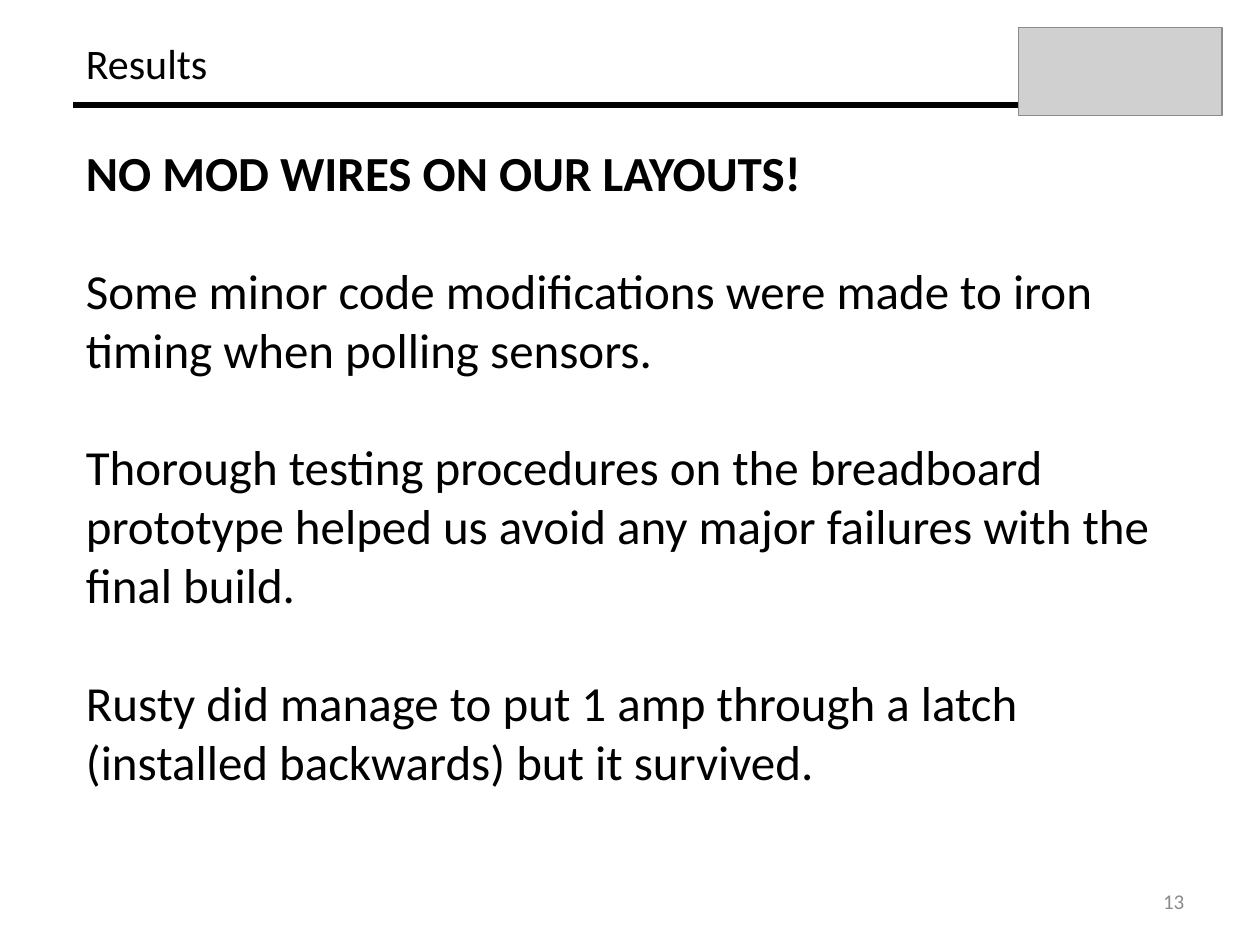
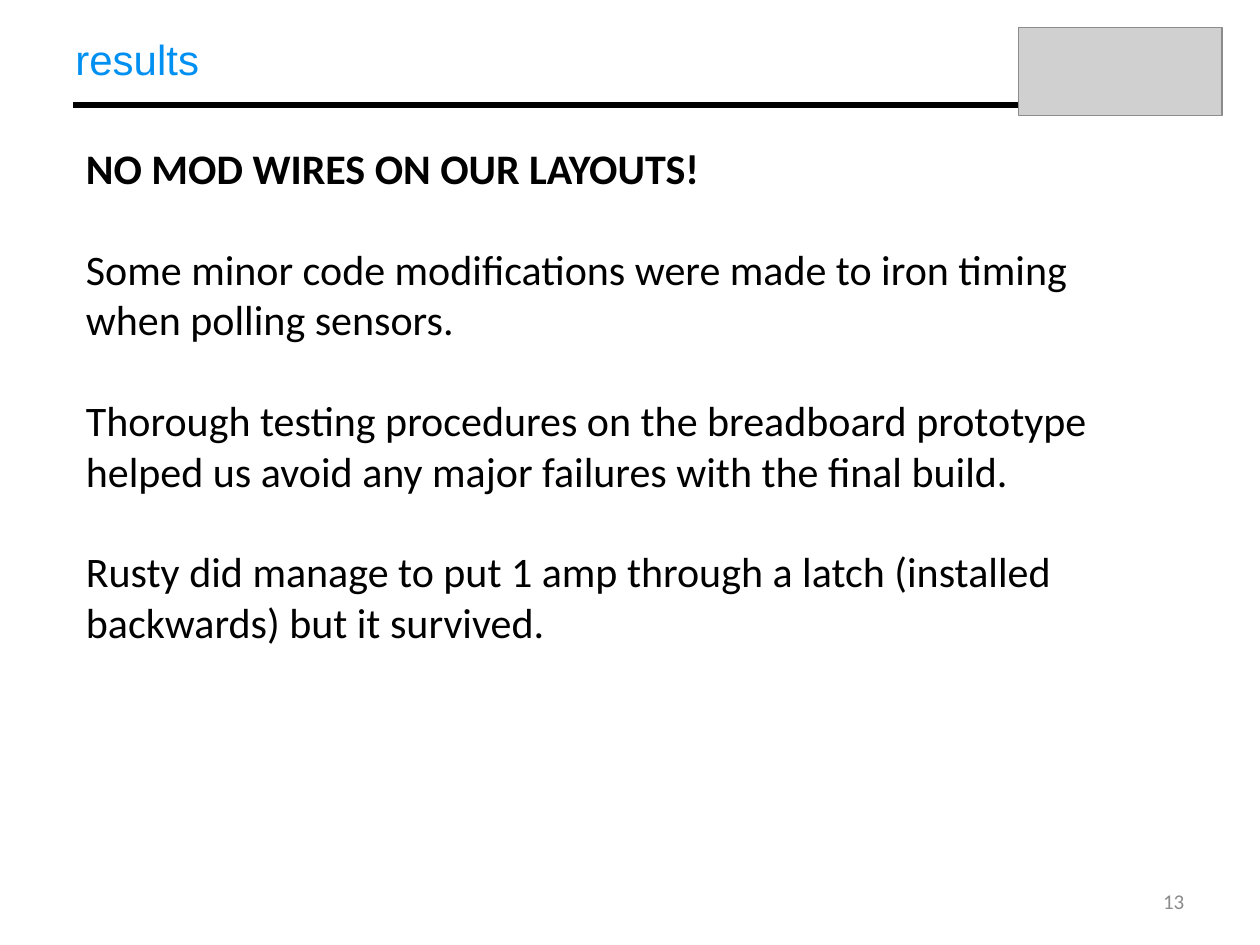
Before and after one commit to dfrister/Practicum2014, a slide deck: slide 13 of Presentation/T04_Presentation.pptx. Drawn at 1260x945 pixels with LibreOffice and Linux fonts; fonts in the diff are those of the drawing; grey boxes stand for pictures. Boxes give left, top, right and bottom in pixels: in the first picture for what was removed or moved away, otherwise in the second. Text is boxed around its words. In the diff, an @@ line names an element or a change of style, - is before the commit and + after.

```diff
--- a/Presentation/T04_Presentation.pptx
+++ b/Presentation/T04_Presentation.pptx
@@ text at <box>75,44,199,76</box>: text changed; font Calibri to Arial; text colour #000000 to #0090F1 @@
-Results
+results
@@ text "NO MOD WIRES ON OUR ..." at <box>86,155,1086,644</box>: size 28 to 24 pt @@
```
Also in this commit, not shown: 15 other slides changed.
